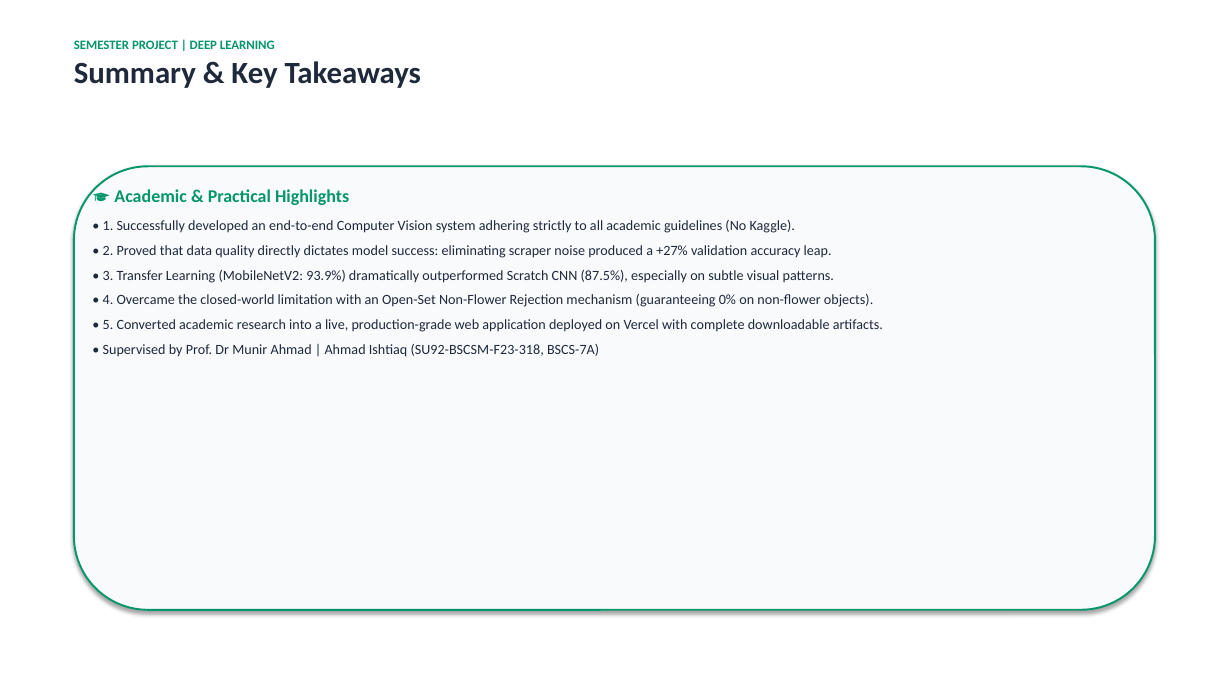
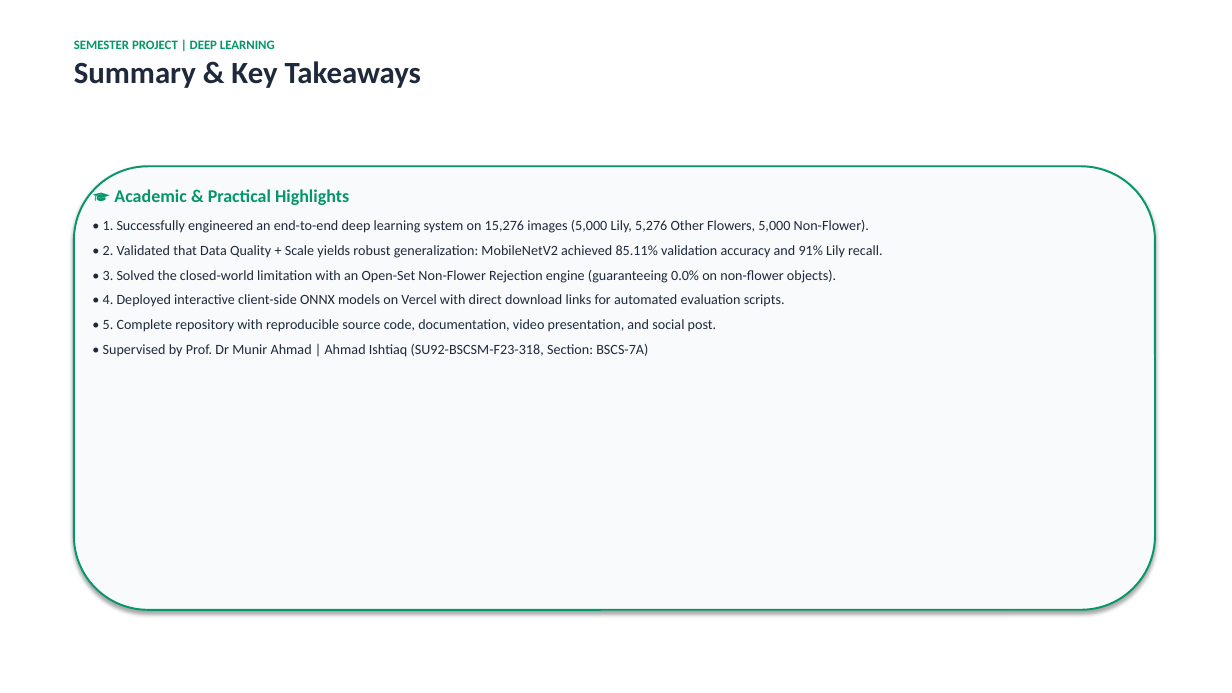
Before and after one commit to iamahmadishtiaq/lily-flower-classification, a slide deck: slide 10 of web/public/downloads/Lily_Classification_Presentation.pptx. Drawn at 1232x693 pixels with LibreOffice and Linux fonts; fonts in the diff are those of the drawing. Boxes give left, top, right and bottom in pixels: in the first picture for what was removed or moved away, otherwise in the second. Text is boxed around its words. In the diff, an @@ line names an element or a change of style, - is before the commit and + after.

Commit message:
Complete 15,276 dataset training, updated reports, presentation, crawler weights, and voiceover script

```diff
--- a/web/public/downloads/Lily_Classification_Presentation.pptx
+++ b/web/public/downloads/Lily_Classification_Presentation.pptx
@@ text at bbox=[103, 220, 883, 357]: text changed @@
-• 1. Successfully developed an end-to-end Computer Vision system adhering strictly to all academic guidelines (No Kaggle).
-• 2. Proved that data quality directly dictates model success: eliminating scraper noise produced a +27% validation accuracy leap.
-• 3. Transfer Learning (MobileNetV2: 93.9%) dramatically outperformed Scratch CNN (87.5%), especially on subtle visual patterns.
-• 4. Overcame the closed-world limitation with an Open-Set Non-Flower Rejection mechanism (guaranteeing 0% on non-flower objects).
-• 5. Converted academic research into a live, production-grade web application deployed on Vercel with complete downloadable artifacts.
-• Supervised by Prof. Dr Munir Ahmad | Ahmad Ishtiaq (SU92-BSCSM-F23-318, BSCS-7A)
+• 1. Successfully engineered an end-to-end deep learning system on 15,276 images (5,000 Lily, 5,276 Other Flowers, 5,000 Non-Flower).
+• 2. Validated that Data Quality + Scale yields robust generalization: MobileNetV2 achieved 85.11% validation accuracy and 91% Lily recall.
+• 3. Solved the closed-world limitation with an Open-Set Non-Flower Rejection engine (guaranteeing 0.0% on non-flower objects).
+• 4. Deployed interactive client-side ONNX models on Vercel with direct download links for automated evaluation scripts.
+• 5. Complete repository with reproducible source code, documentation, video presentation, and social post.
+• Supervised by Prof. Dr Munir Ahmad | Ahmad Ishtiaq (SU92-BSCSM-F23-318, Section: BSCS-7A)
```
Also in this commit, not shown: 8 other slides changed, 17 other files.
